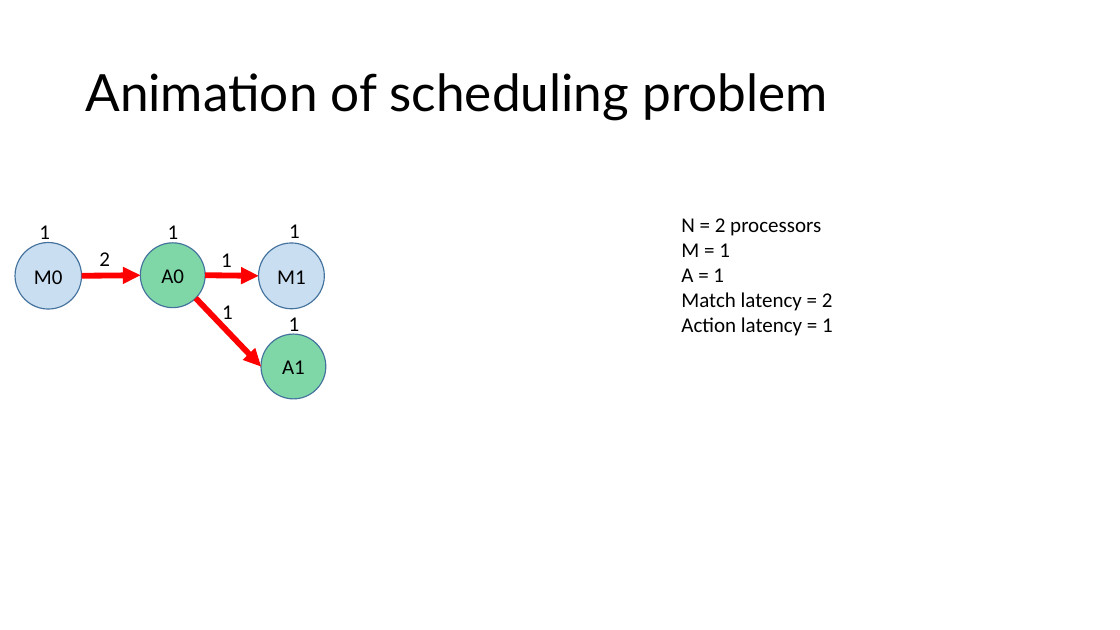
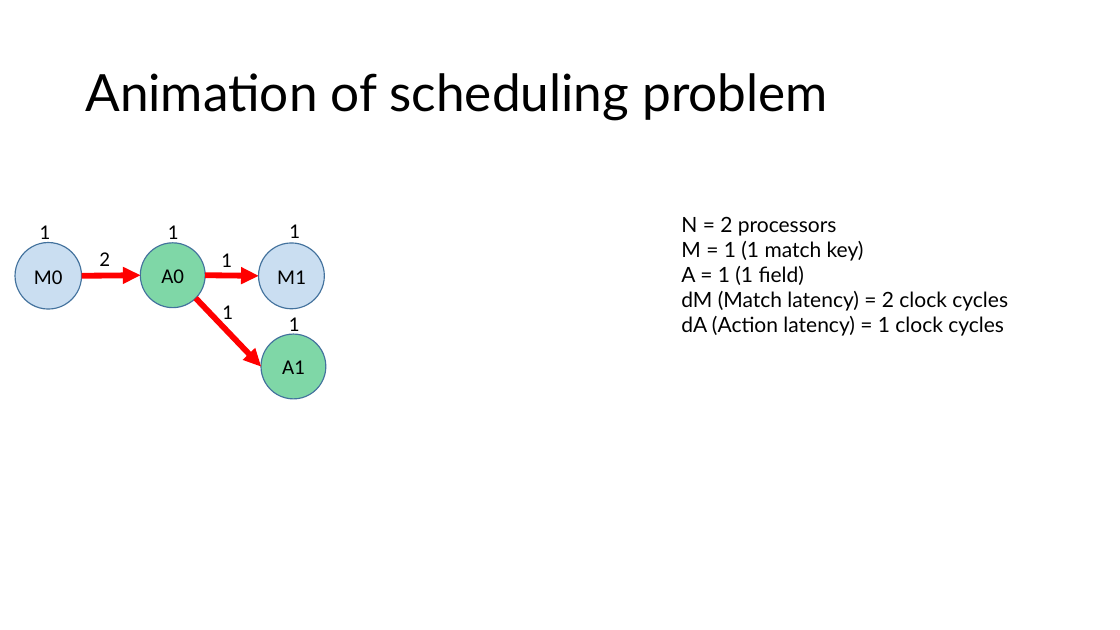
Before and after one commit to anirudhSK/drmt_talk, a slide deck: slide 16 of drmt.pptx. Drawn at 1120x630 pixels with LibreOffice and Linux fonts; fonts in the diff are those of the drawing. Boxes give left, top, right and bottom in pixels: in the first picture for what was removed or moved away, otherwise in the second. Text is boxed around its words. In the diff, an @@ line names an element or a change of style, - is before the commit and + after.

```diff
--- a/drmt.pptx
+++ b/drmt.pptx
@@ text at box(681, 216, 837, 236): font Calibri to Lato in "N = 2 processors" @@
@@ text at box(681, 241, 1008, 336): text changed; font Calibri to Lato @@
-M = 1
-A = 1
-Match latency = 2
-Action latency = 1
+M = 1 (1 match key)
+A = 1 (1 field)
+dM (Match latency) = 2 clock cycles
+dA (Action latency) = 1 clock cycles
```
Also in this commit, not shown: 8 other slides changed, 2 slides added.
